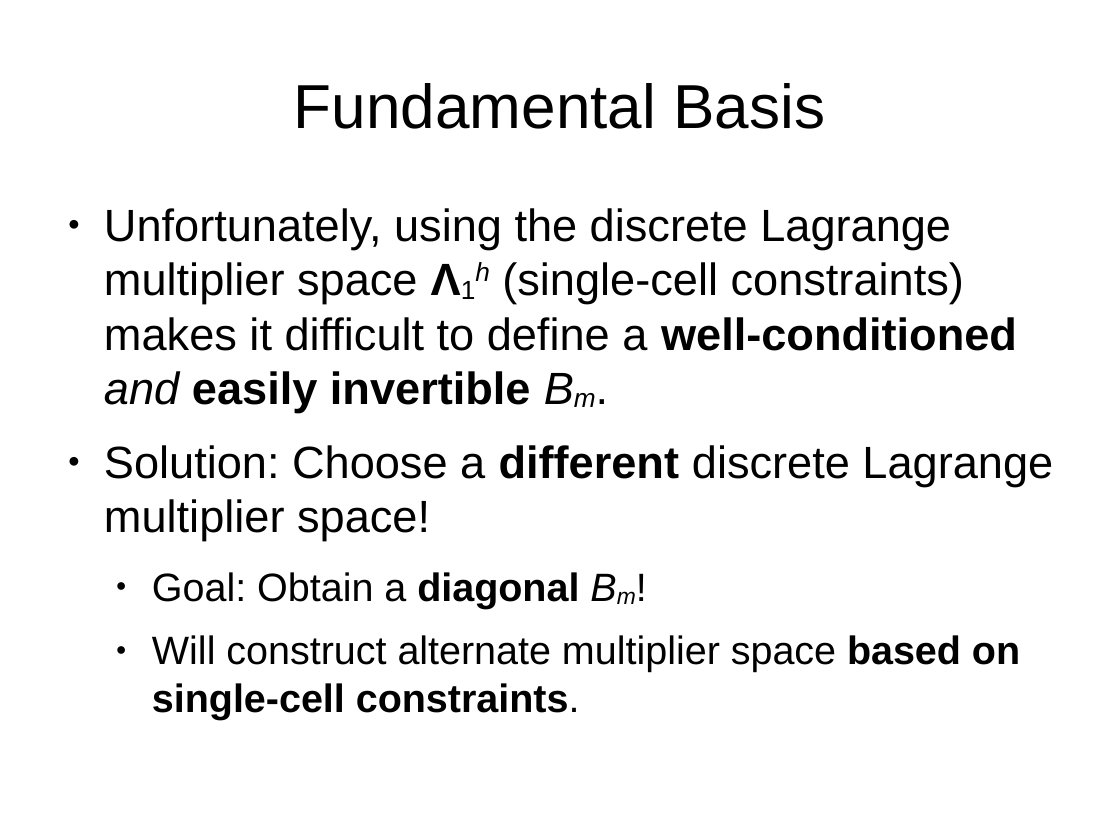
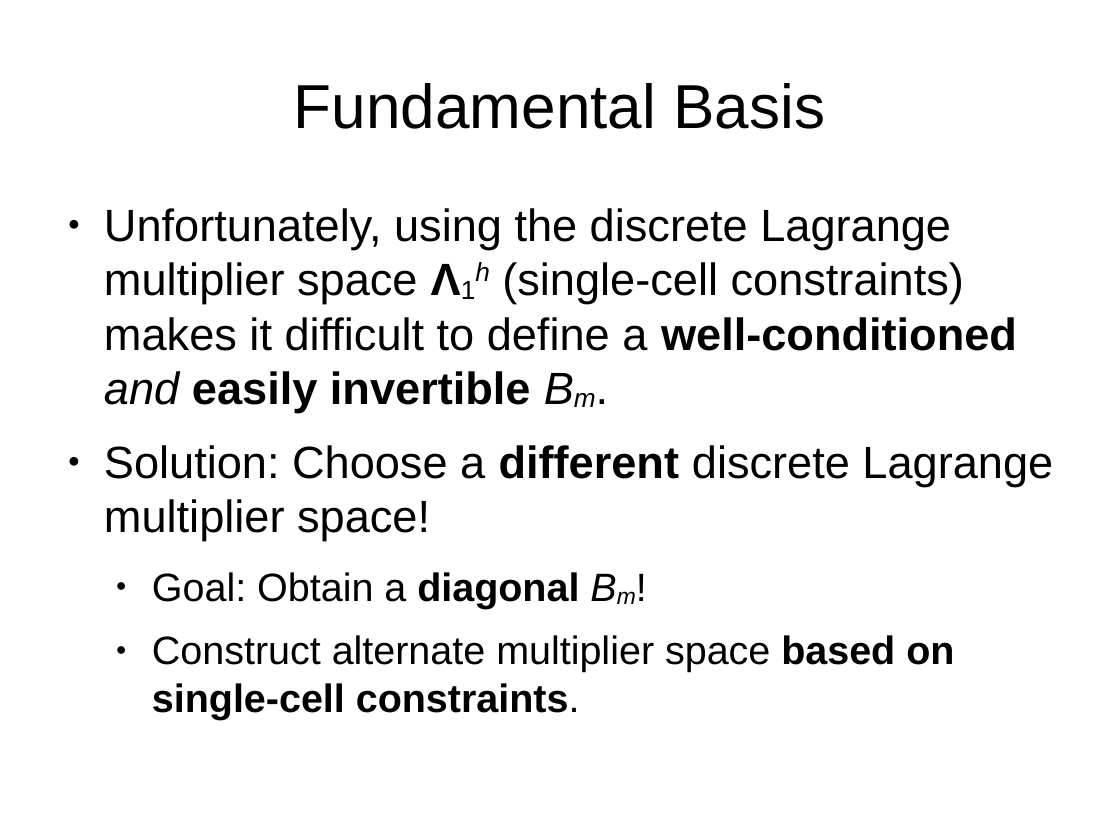
Before and after one commit to jhellrung/documents, a slide deck: slide 22 of presentations/sandia.2011.11.08/slides.odp. Drawn at 1120x840 pixels with LibreOffice and Linux fonts; fonts in the diff are those of the drawing. Boxes give left, top, right and bottom in pixels: in the first picture for what was removed or moved away, otherwise in the second. Text is boxed around its words. In the diff, an @@ line names an element or a change of style, - is before the commit and + after.

```diff
--- a/presentations/sandia.2011.11.08/slides.odp
+++ b/presentations/sandia.2011.11.08/slides.odp
@@ text at box(152, 635, 954, 719): text changed @@
-  ● Will construct alternate multiplier space based on single-cell constraints.
+  ● Construct alternate multiplier space based on single-cell constraints.
```
Also in this commit, not shown: 2 other slides changed, 4 slides added.
